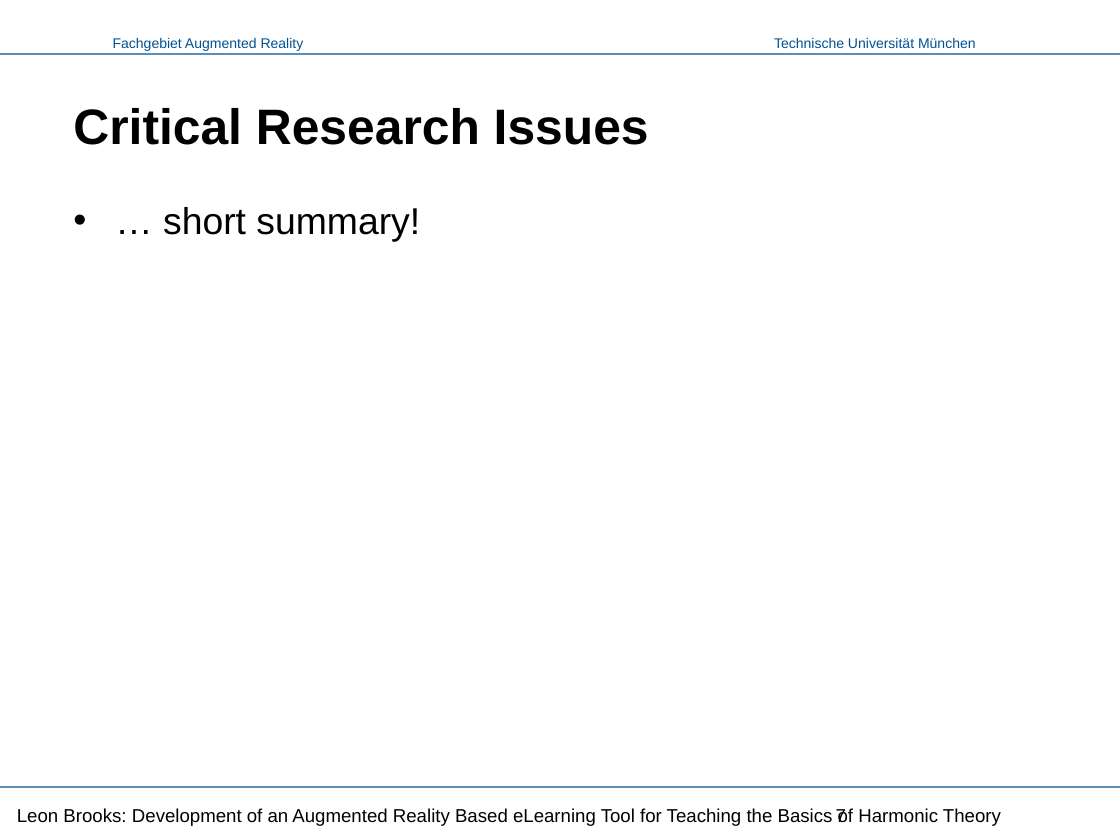
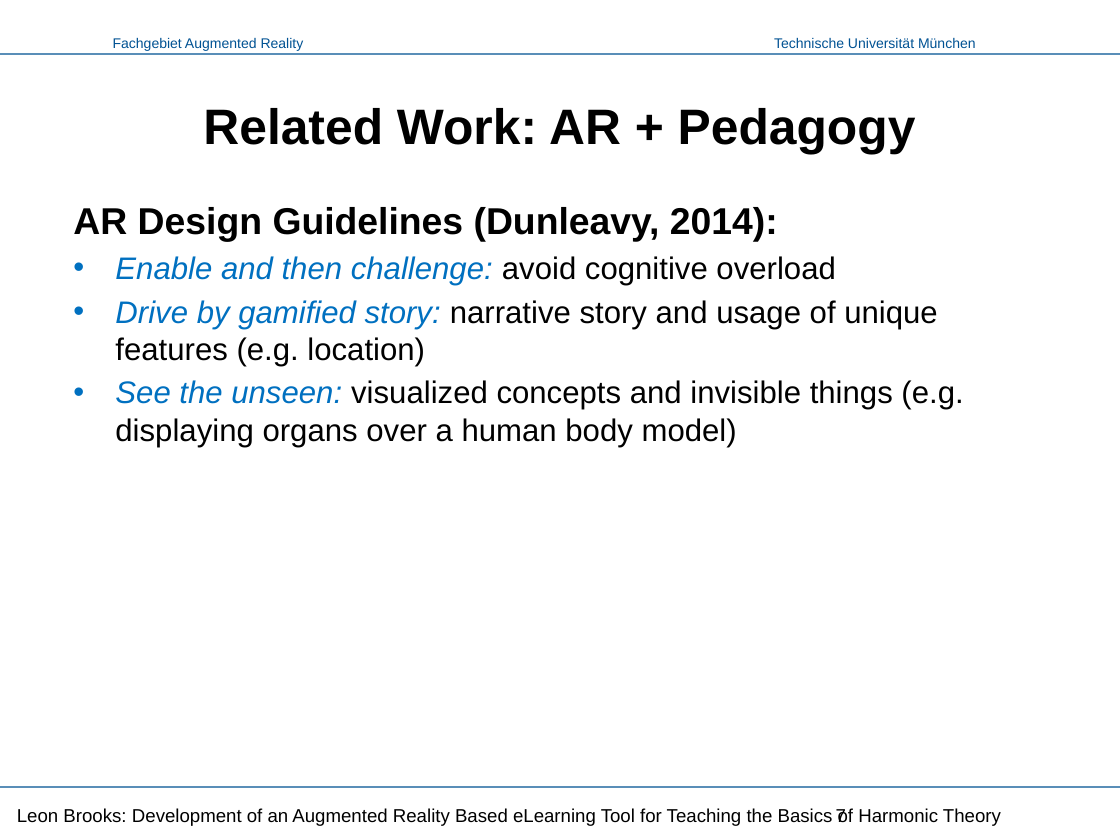
Before and after one commit to LeonBrooks/AR-Music-Theory-eLearing, a slide deck: slide 7 of Presentation/Music Vision - Presentation.pptx. Drawn at 1120x840 pixels with LibreOffice and Linux fonts; fonts in the diff are those of the drawing; background and template pictures are left out. Boxes give left, top, right and bottom in pixels: in the first picture for what was removed or moved away, otherwise in the second. Text is boxed around its words. In the diff, an @@ line names an element or a change of style, - is before the commit and + after.

```diff
--- a/Presentation/Music Vision - Presentation.pptx
+++ b/Presentation/Music Vision - Presentation.pptx
@@ title at [203, 108, 916, 155]: text changed @@
-Critical Research Issues
+Related Work: AR + Pedagogy
@@ text at [73, 207, 963, 447]: text changed; size 24 to 20 pt @@
-• … short summary!
+AR Design Guidelines (Dunleavy, 2014):
+• Enable and then challenge: avoid cognitive overload
+• Drive by gamified story: narrative story and usage of unique features (e.g. location)
+• See the unseen: visualized concepts and invisible things (e.g. displaying organs over a human body model)
```
Also in this commit, not shown: 4 other slides changed.
